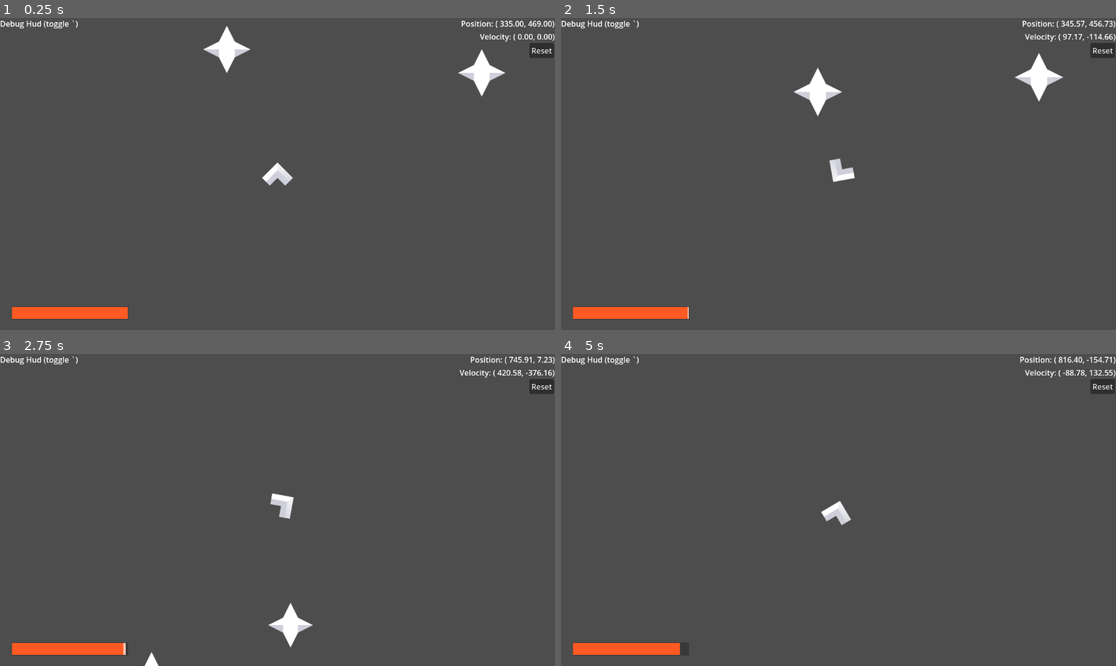
Above: before the commit, frames 1-4 (two rows, left to right).
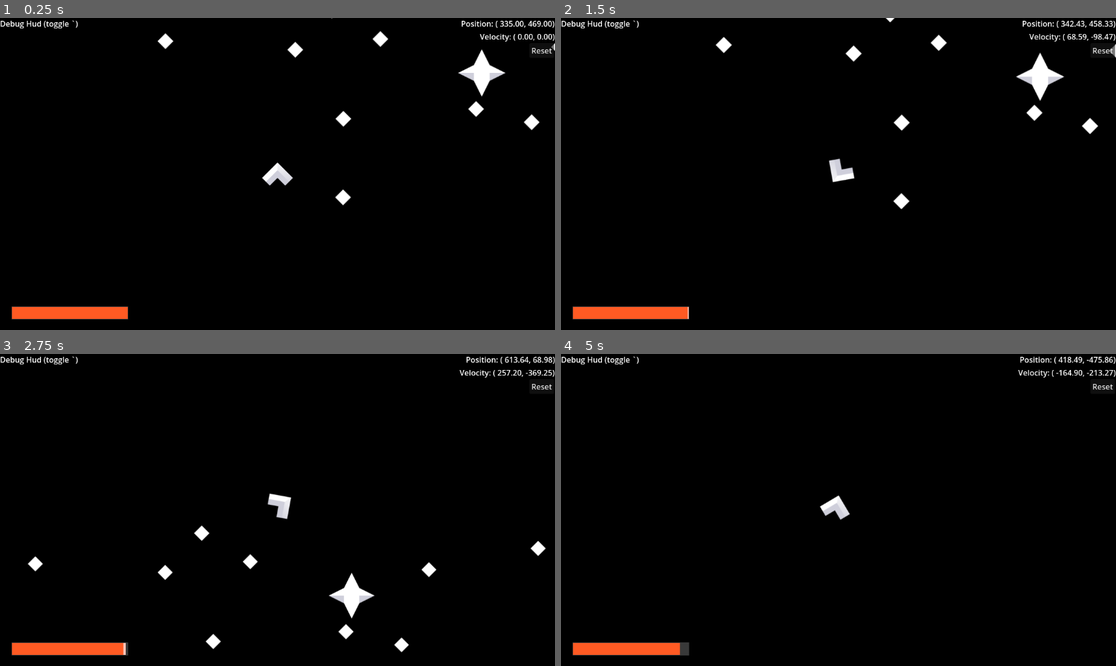
Above: after the commit, the same moments.

Repository: SpaceDemonMars/Spaceship-Slinger
Game: Godot game, scene res://Scenes/dev_testing.tscn
The game is run twice, just before and just after one commit, with the same random seed, the same clock (stepped at 60 frames per second) and the same inputs.
Inputs:
- Up to frame 1 (0.25 s): no input
- Up to frame 2 (1.5 s): hold Right (Right) 0.53-1.28 s; hold Down (ThrustBackwards) from 1.28 s (still down)
- Up to frame 3 (2.75 s): release Down (ThrustBackwards) at 2.03 s; hold Right (Right) from 2.03 s (still down)
- Up to frame 4 (5 s): release Right (Right) at 2.78 s; hold Down (ThrustBackwards) 2.78-3.53 s; hold Left (Left) from 3.53 s (still down)

The runs differ from the first frame. In frame 1, 98% of the frame differs, in the area x 0-100%, y 0-100%; in frame 2, 98%; in frame 3, 99%; in frame 4, 99%.

Commit message:
Background Polish pt1

Diff:
--- /dev/null
+++ b/starship-slinger/Objects/obj_backgroundManager.tscn
@@ -0,0 +1,7 @@
+[gd_scene load_steps=2 format=3 uid="uid://b00i4vxcyrf80"]
+
+[ext_resource type="Script" uid="uid://c3k3ebsjoan14" path="res://Scripts/background_manager.gd" id="1_dhqlf"]
+
+[node name="ObjBackgroundStars" type="Node2D"]
+script = ExtResource("1_dhqlf")
+starCount = null
--- /dev/null
+++ b/starship-slinger/Objects/obj_backgroundStar.tscn
@@ -0,0 +1,12 @@
+[gd_scene load_steps=4 format=3 uid="uid://ikm11gyrcn34"]
+
+[ext_resource type="Script" uid="uid://gt500bwf6yws" path="res://Scripts/background_star.gd" id="1_rpxw0"]
+[ext_resource type="Texture2D" uid="uid://c5b0i6c4ohoq6" path="res://Assets/Sprites/Asteroids/star_tiny.png" id="2_rqfqx"]
+[ext_resource type="Script" uid="uid://cj7eob7o7o26x" path="res://Scripts/star_flair.gd" id="3_rqfqx"]
+
+[node name="ObjBackgroundStar" type="Node2D"]
+script = ExtResource("1_rpxw0")
+
+[node name="Sprite2D" type="Sprite2D" parent="."]
+texture = ExtResource("2_rqfqx")
+script = ExtResource("3_rqfqx")
--- a/starship-slinger/Scenes/dev_testing.tscn
+++ b/starship-slinger/Scenes/dev_testing.tscn
@@ -1,11 +1,14 @@
-[gd_scene load_steps=5 format=3 uid="uid://dlge1r7jwivtn"]
+[gd_scene load_steps=6 format=3 uid="uid://dlge1r7jwivtn"]
 
 [ext_resource type="PackedScene" uid="uid://cxg87ju51gjo6" path="res://Objects/obj_player.tscn" id="1_he8rk"]
 [ext_resource type="PackedScene" uid="uid://b672krlvwbqre" path="res://Objects/obj_gravity.tscn" id="2_c5b5h"]
 [ext_resource type="PackedScene" uid="uid://bwlgokpejl4a6" path="res://Scenes/debug_hud.tscn" id="3_cr7m2"]
 [ext_resource type="PackedScene" uid="uid://ck5m2gr4453nq" path="res://Scenes/gameplay_hud.tscn" id="4_travu"]
+[ext_resource type="PackedScene" uid="uid://b00i4vxcyrf80" path="res://Objects/obj_backgroundManager.tscn" id="5_travu"]
 
 [node name="DevTesting" type="Node2D"]
+
+[node name="ObjBackgroundStars" parent="." instance=ExtResource("5_travu")]
 
 [node name="ObjPlayer" parent="." instance=ExtResource("1_he8rk")]
 position = Vector2(335, 469)
@@ -14,15 +17,7 @@
 position = Vector2(759, 259)
 gravityStr = 2.7
 startingSpeed = 0.0
-wellSize = 13.34
-
-[node name="ObjStar" parent="." instance=ExtResource("2_c5b5h")]
-position = Vector2(228, 195)
-gravityEffected = true
-startingSpeed = 60.0
-startingDir = 90.0
 wellSize = 3.0
-objWeight = 2.5
 
 [node name="DebugHud" parent="." instance=ExtResource("3_cr7m2")]
 
--- /dev/null
+++ b/starship-slinger/Scripts/background_manager.gd
@@ -0,0 +1,14 @@
+extends Node2D
+
+@export var starCount : int = 10
+var star := preload("res://Objects/obj_backgroundStar.tscn")
+
+# Called when the node enters the scene tree for the first time.
+func _ready() -> void:
+	for i in starCount:
+		var starInstance = star.instantiate()
+		add_child(starInstance)
+
+# Called every frame. 'delta' is the elapsed time since the previous frame.
+func _physics_process(delta: float) -> void:
+	pass
--- /dev/null
+++ b/starship-slinger/Scripts/background_star.gd
@@ -0,0 +1,13 @@
+extends Node2D
+
+# Called when the node enters the scene tree for the first time.
+func _ready() -> void:
+	var screen = get_viewport_rect()
+	var newX = randf_range(screen.position.x,screen.end.x)
+	var newY = randf_range(screen.position.y,screen.end.y)
+	self.position = Vector2(newX,newY)
+
+
+# Called every frame. 'delta' is the elapsed time since the previous frame.
+func _process(delta: float) -> void:
+	pass
--- a/starship-slinger/Scripts/star_flair.gd
+++ b/starship-slinger/Scripts/star_flair.gd
@@ -8,6 +8,7 @@
 func _process(delta: float) -> void:
 	if scale.x > scaleMax:
 		growthDir = -1
+		growthAmnt *= randf_range(1.2,.8)
 	elif scale.x < scaleMin:
 		growthDir = 1
 
--- a/starship-slinger/project.godot
+++ b/starship-slinger/project.godot
@@ -67,3 +67,7 @@
 "events": [Object(InputEventKey,"resource_local_to_scene":false,"resource_name":"","device":-1,"window_id":0,"alt_press …(191 unchanged characters)…
 ]
 }
+
+[rendering]
+
+environment/defaults/default_clear_color=Color(0, 0, 0, 1)
Not shown, added: starship-slinger/Scripts/background_manager.gd.uid
Not shown, added: starship-slinger/Scripts/background_star.gd.uid
